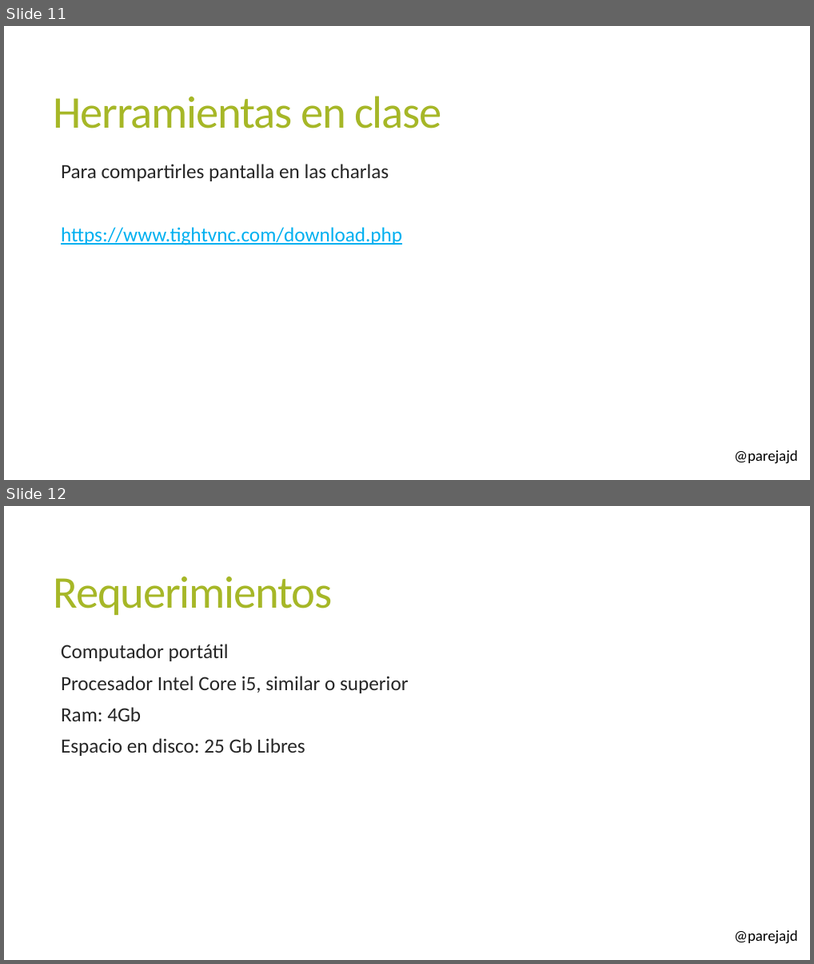
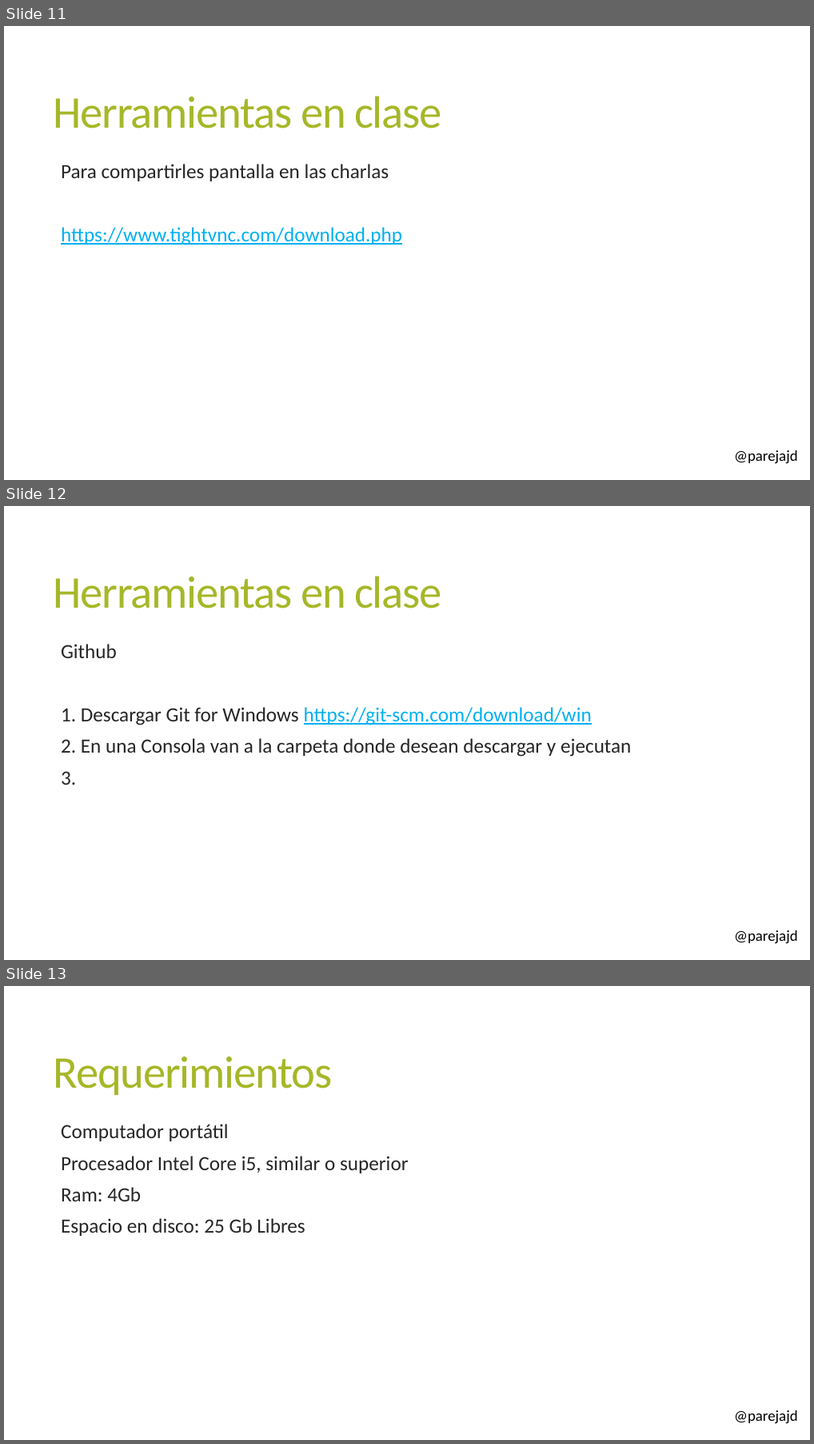
Before and after one commit to parejajd/AprendiendoDotNet, a slide deck: Presentations/0. Introducción Curso .NET.pptx. Shown one above the other, each under a label of ours: slides 11 and 12 before the commit, slides 11, 12 and 13 after it. The pictures are 814x964 and 814x1444 pixels, drawn with LibreOffice and Linux fonts; fonts in the diff are those of the drawing; background and template pictures are left out. Boxes give left, top, right and bottom in pixels: in the first picture for what was removed or moved away, otherwise in the second. Text is boxed around its words. In the diff, an @@ line names an element or a change of style, - is before the commit and + after.

```diff
--- a/Presentations/0. Introducción Curso .NET.pptx
+++ b/Presentations/0. Introducción Curso .NET.pptx
@@ slide 12 added at (4, 506, 810, 960), background #FFFFFF; not listed: 1 template element that a slide beside it also shows @@
@@ title added at (54, 576, 442, 608), 54 pt, text #A6B727 @@
+Herramientas en clase
@@ text added at (61, 644, 631, 784), 24 pt, text #262626 @@
+  Github
+  1. Descargar Git for Windows https://git-scm.com/download/win
+  2. En una Consola van a la carpeta donde desean descargar y ejecutan
+  3.
@@ what was slide 12 is now slide 13 @@
```
Also in this commit, not shown: 7 other files.
